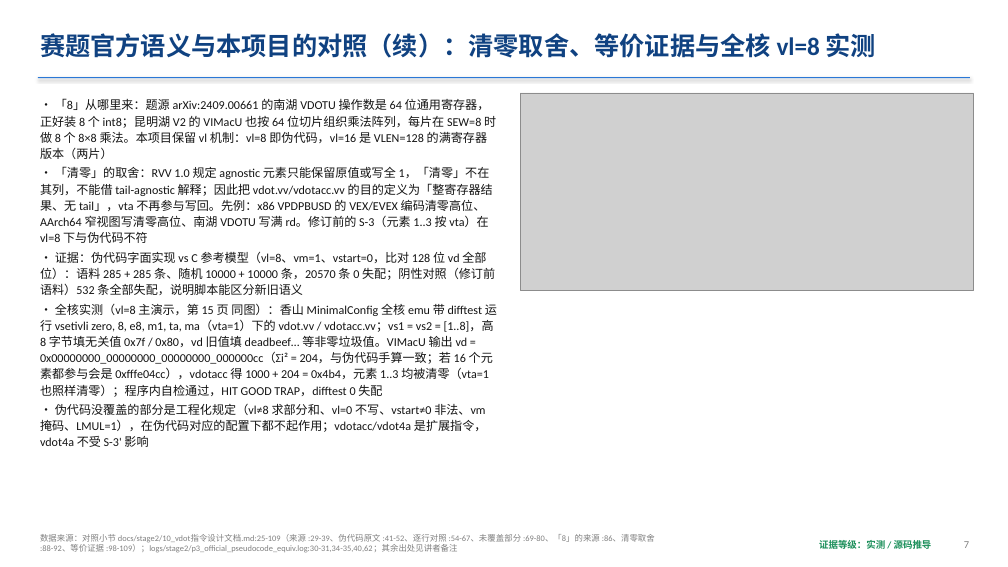
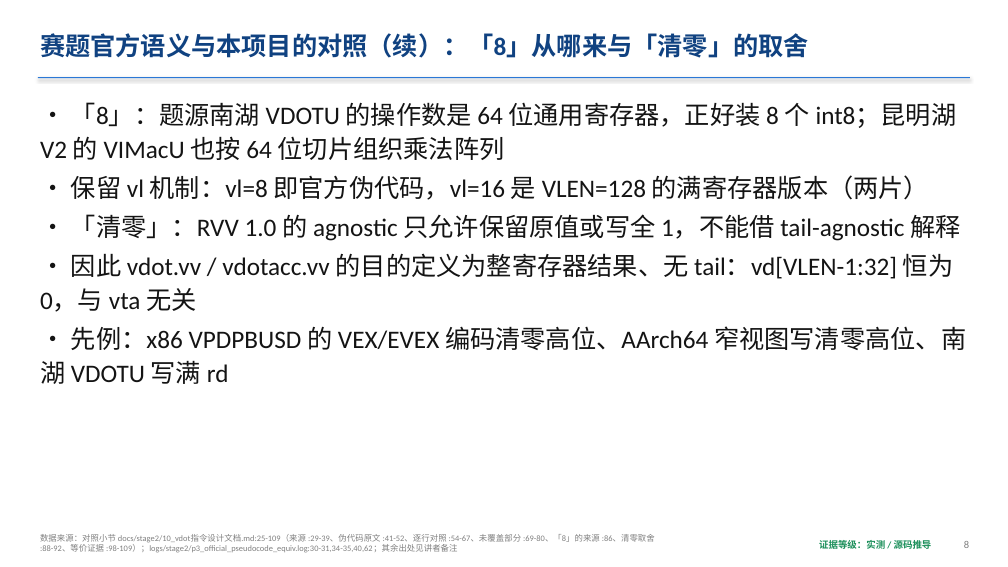
Before and after one commit to I3eg1nner/cie2026-SNL-XiangShan-vdot, a slide deck: slide 8 of docs/submission/SNL-XiangShan-vdot-slides.pptx (slide 7 before the commit). Drawn at 1008x567 pixels with LibreOffice and Linux fonts; fonts in the diff are those of the drawing; grey boxes stand for pictures. Boxes give left, top, right and bottom in pixels: in the first picture for what was removed or moved away, otherwise in the second. Text is boxed around its words. In the diff, an @@ line names an element or a change of style, - is before the commit and + after.

Commit message:
build(submission): 讲解 PPT 打磨：波形图页以图为主体，正文不低于 12 pt
- P5A 续页拆为「8 从哪来与清零取舍」「等价证据与全核 vl=8 实测」两页，后者以图 10 为主图
- P4、P5、P12A 波形图占页宽 60% 以上，页面要点压缩，大纲原文移入讲者备注；
  压缩要点中的数字生成时与大纲逐个比对
- P10 拆为两页；P2、P7、P11 增加原生形状示意图（三阶段路线、复用与新增、NEMU 扩展流程）
- 放得下断言的正文与表格下限提高到 12 pt；共 29 页

```diff
--- a/docs/submission/SNL-XiangShan-vdot-slides.pptx
+++ b/docs/submission/SNL-XiangShan-vdot-slides.pptx
@@ text at [40, 33, 809, 58]: text changed @@
-赛题官方语义与本项目的对照（续）：清零取舍、等价证据与全核 vl=8 实测
+赛题官方语义与本项目的对照（续）：「8」从哪来与「清零」的取舍
@@ text at [40, 102, 966, 384]: text changed; size 11.5 to 24 pt @@
-• 「8」从哪里来：题源 arXiv:2409.00661 的南湖 VDOTU 操作数是 64 位通用寄存器，正好装 8 个 int8；昆明湖 V2 的 VIMacU 也按 64 位切片组织乘法阵列，每片在 SEW=8 时做 8 个 8×8 乘法。本项目保留 vl 机制：vl=8 即伪代码，vl=16 是 VLEN=128 的满寄存器版本（两片）
-• 「清零」的取舍：RVV 1.0 规定 agnostic 元素只能保留原值或写全 1，「清零」不在其列，不能借 tail-agnostic 解释；因此把 vdot.vv/vdotacc.vv 的目的定义为「整寄存器结果、无 tail」，vta 不再参与写回。先例：x86 VPDPBUSD 的 VEX/EVEX 编码清零高位、AArch64 窄视图写清零高位、南湖 VDOTU 写满 rd。修订前的 S-3（元素 1..3 按 vta）在 vl=8 下与伪代码不符
-• 证据：伪代码字面实现 vs C 参考模型（vl=8、vm=1、vstart=0，比对 128 位 vd 全部位）：语料 285 + 285 条、随机 10000 + 10000 条，20570 条 0 失配；阴性对照（修订前语料）532 条全部失配，说明脚本能区分新旧语义
-• 全核实测（vl=8 主演示，第 15 页 同图）：香山 MinimalConfig 全核 emu 带 difftest 运行 vsetivli zero, 8, e8, m1, ta, ma（vta=1）下的 vdot.vv / vdotacc.vv；vs1 = vs2 = [1..8]，高 8 字节填无关值 0x7f / 0x80，vd 旧值填 deadbeef… 等非零垃圾值。VIMacU 输出 vd = 0x00000000_00000000_00000000_000000cc（Σi² = 204，与伪代码手算一致；若 16 个元素都参与会是 0xfffe04cc），vdotacc 得 1000 + 204 = 0x4b4，元素 1..3 均被清零（vta=1 也照样清零）；程序内自检通过，HIT GOOD TRAP，difftest 0 失配
-• 伪代码没覆盖的部分是工程化规定（vl≠8 求部分和、vl=0 不写、vstart≠0 非法、vm 掩码、LMUL=1），在伪代码对应的配置下都不起作用；vdotacc/vdot4a 是扩展指令，vdot4a 不受 S-3' 影响
+• 「8」：题源南湖 VDOTU 的操作数是 64 位通用寄存器，正好装 8 个 int8；昆明湖 V2 的 VIMacU 也按 64 位切片组织乘法阵列
+• 保留 vl 机制：vl=8 即官方伪代码，vl=16 是 VLEN=128 的满寄存器版本（两片）
+• 「清零」：RVV 1.0 的 agnostic 只允许保留原值或写全 1，不能借 tail-agnostic 解释
+• 因此 vdot.vv / vdotacc.vv 的目的定义为整寄存器结果、无 tail：vd[VLEN-1:32] 恒为 0，与 vta 无关
+• 先例：x86 VPDPBUSD 的 VEX/EVEX 编码清零高位、AArch64 窄视图写清零高位、南湖 VDOTU 写满 rd
@@ picture removed at [520, 93, 974, 290] @@
@@ text at [964, 541, 969, 548]: text changed @@
-7
+8
```
Also in this commit, not shown: 25 other slides changed, 3 slides added, 3 other files.
